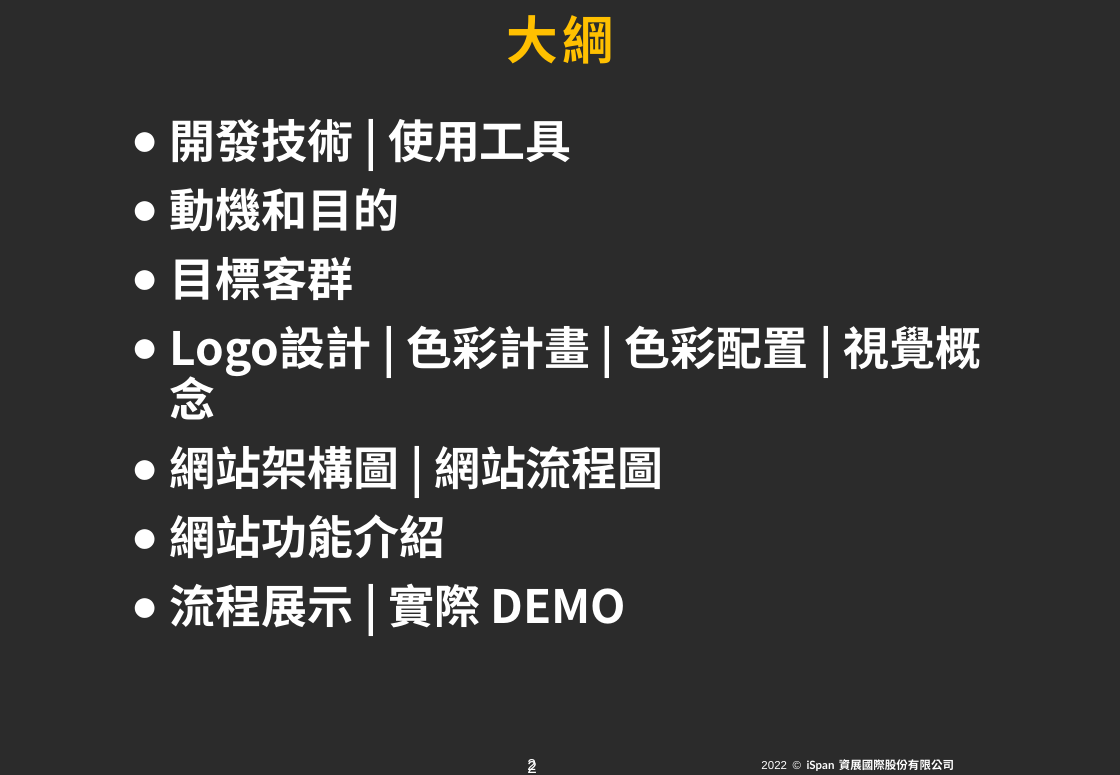
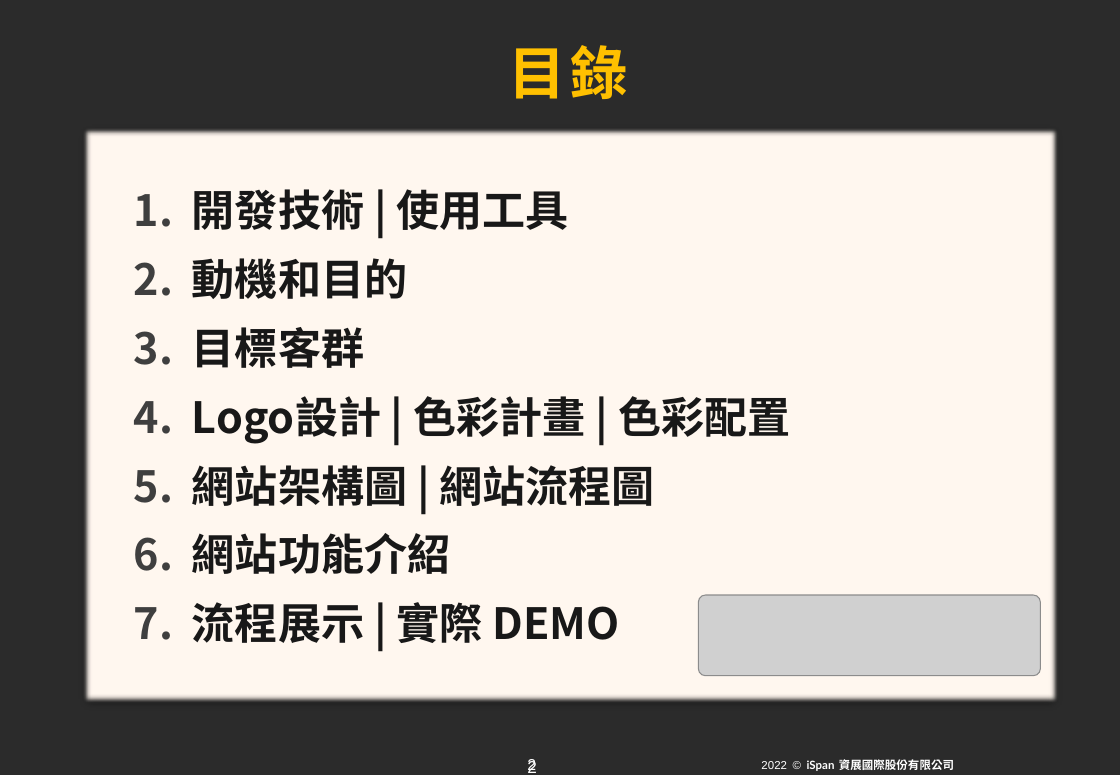
Before and after one commit to becauseyu/start_fitness, a slide deck: slide 3 of 期末報告企畫書與ppt/第三組動吃動吃.pptx. Drawn at 1120x775 pixels with LibreOffice and Linux fonts; fonts in the diff are those of the drawing; grey boxes stand for pictures; background and template pictures are left out; a plain dark background stands for a picture behind light text. Boxes give left, top, right and bottom in pixels: in the first picture for what was removed or moved away, otherwise in the second. Text is boxed around its words. In the diff, an @@ line names an element or a change of style, - is before the commit and + after.

```diff
--- a/期末報告企畫書與ppt/第三組動吃動吃.pptx
+++ b/期末報告企畫書與ppt/第三組動吃動吃.pptx
@@ title at <box>509,45,628,99</box>: text changed; size 36 to 40 pt @@
-大綱
+目錄
@@ rectangle "開發技術 | 使用工具": place and size @@
-rectangle "開發技術 | 使用工具" at <box>170,119,981,628</box>
+rectangle "開發技術 | 使用工具" at <box>83,127,1060,705</box>
@@ rectangle "開發技術 | 使用工具" at <box>83,127,1060,705</box>: vertical alignment top to middle; fill none to #FFF7EF; shadow on @@
@@ text in rectangle at <box>192,189,655,643</box>: size 32 to 30 pt, text colour #FFFFFF to #181818 in "開發技術 | 使用工具", "動機和目的", "目標客群", "網站架構圖 | 網站流程圖" and 2 more places; bullet ● to 1.; list level 1 to 2 in "開發技術 | 使用工具"; line spacing 36pt to 1; bullet colour #FFFFFF to #3F3F3F; list level 1 to 2 in "動機和目的"; list level 1 to 2 in "目標客群"; list level 1 to 2 in "網站架構圖 | 網站流程圖"; list level 1 to 2 in "網站功能介紹"; list level 1 to 2 in "流程展示 | 實際 DEMO" @@
@@ text in rectangle at <box>192,396,790,443</box>: text changed; size 32 to 30 pt; text colour #FFFFFF to #181818 @@
-● Logo設計 | 色彩計畫 | 色彩配置 | 視覺概念
+  4. Logo設計 | 色彩計畫 | 色彩配置
@@ picture added at <box>699,596,1041,676</box> @@
```
Also in this commit, not shown: 3 other slides changed, 1 slide added, 5 other files.
